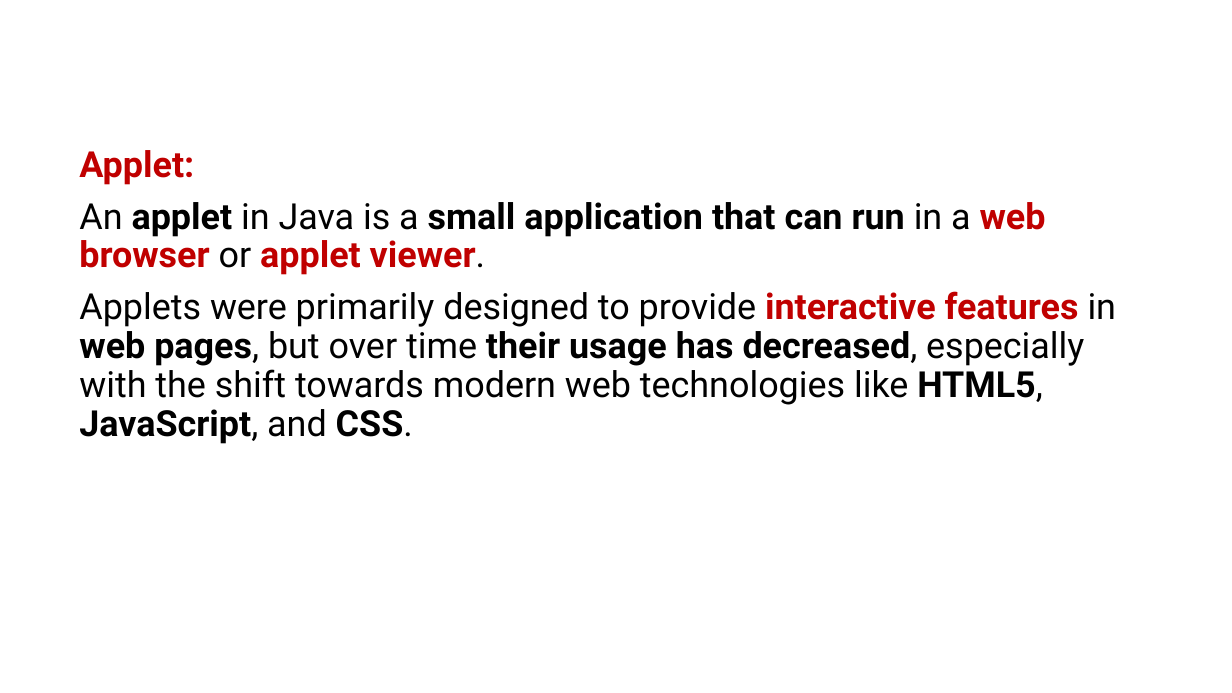
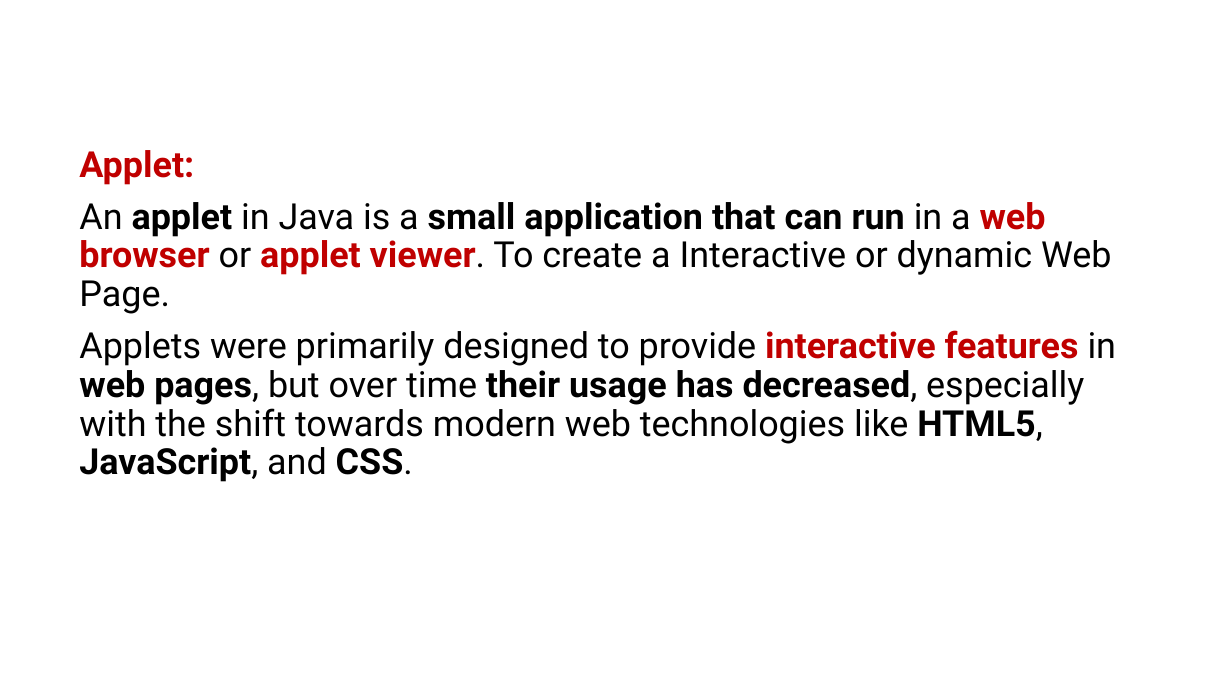
Before and after one commit to PRAMOD-VISHNU-NAIK/MCA-2nd-Sem-Shridevi-College, a slide deck: slide 27 of Theory Class-Notes/Complete Syllabus and Notes/Module-5 GUI and Applet.pptx. Drawn at 1232x693 pixels with LibreOffice and Linux fonts; fonts in the diff are those of the drawing. Boxes give left, top, right and bottom in pixels: in the first picture for what was removed or moved away, otherwise in the second. Text is boxed around its words. In the diff, an @@ line names an element or a change of style, - is before the commit and + after.

```diff
--- a/Theory Class-Notes/Complete Syllabus and Notes/Module-5 GUI and Applet.pptx
+++ b/Theory Class-Notes/Complete Syllabus and Notes/Module-5 GUI and Applet.pptx
@@ text at <box>79,202,1112,314</box>: text changed; bold off @@
-An applet in Java is a small application that can run in a web browser or applet viewer.
+An applet in Java is a small application that can run in a web browser or applet viewer. To create a Interactive or dynamic Web Page.
```
Also in this commit, not shown: 1 other slide changed, 1 other file.
